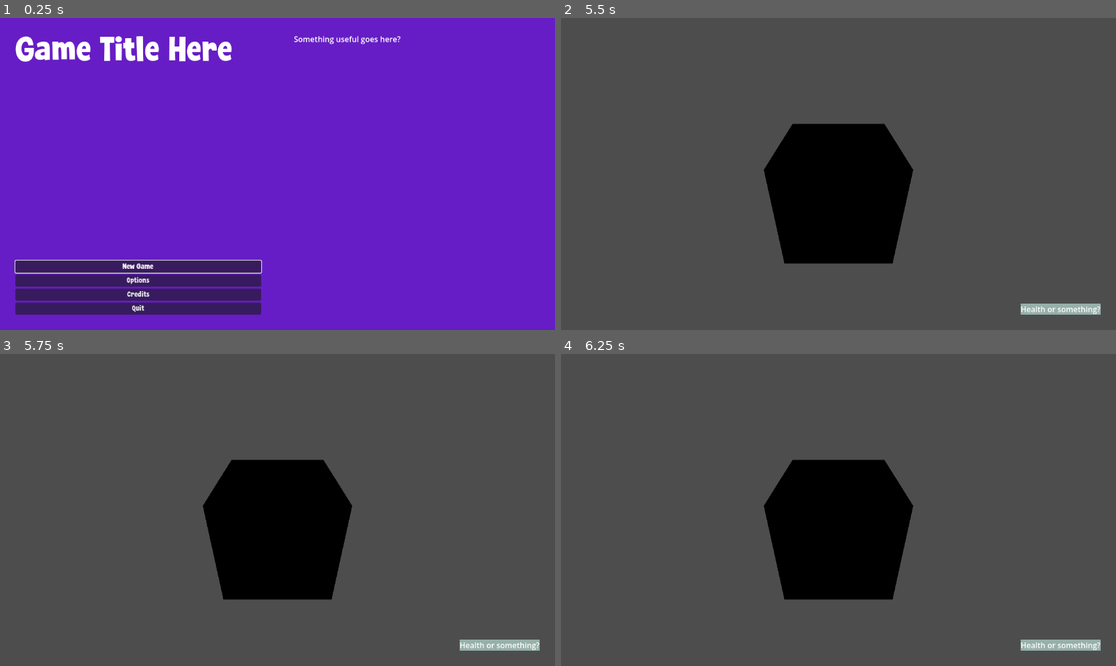
Above: before the commit, frames 1-4 (two rows, left to right).
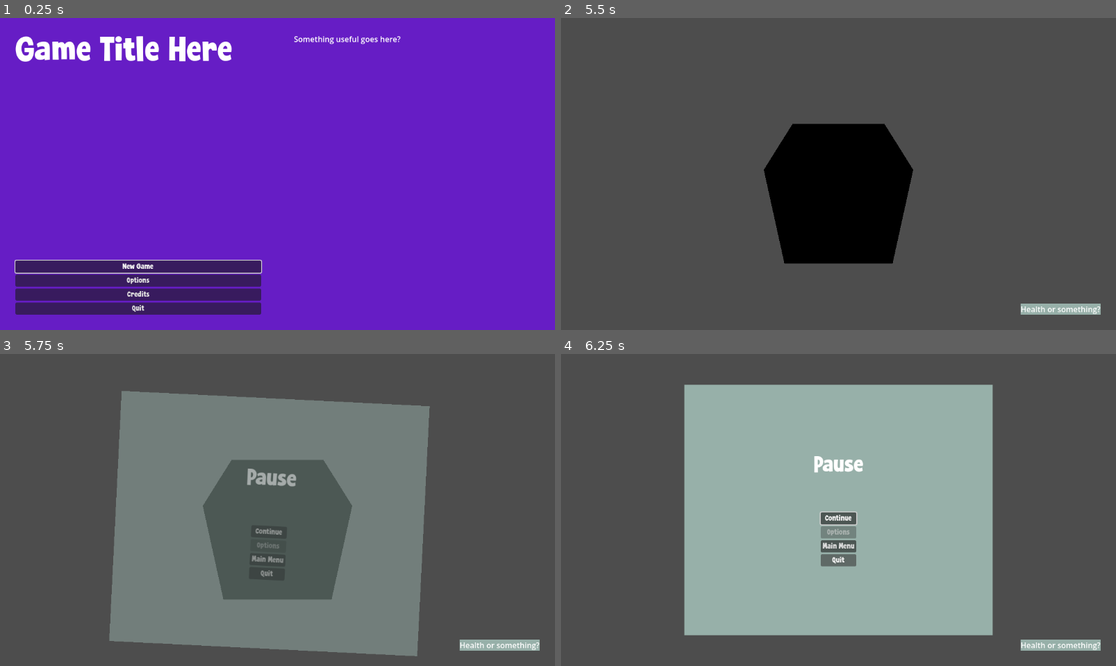
Above: after the commit, the same moments.

Repository: Cyborg572/bad-ideas-jam-2026
Game: Godot game, scene res://Menus/MainMenu.tscn
The game is run twice, just before and just after one commit, with the same random seed, the same clock (stepped at 60 frames per second) and the same inputs.
Inputs (mouse positions are in pixels of both pictures, inside the frame that each line leads up to):
- Up to frame 1 (0.25 s): no input
- Up to frame 2 (5.5 s): click "Options" at 0.5 s; click "New Game" at 1.25 s; tap Enter at 2, 3.5, 5 s; tap Space at 2.75, 4.25 s
- Up to frame 3 (5.75 s): tap Escape (Pause, bound only after the commit) at 5.65 s
- Up to frame 4 (6.25 s): click (827, 559) at 5.75 s, where only the run after the commit has a clickable "Main Menu"

Frames 1-2 are identical in both runs. In frame 3, 45% of the frame differs, in the area x 19-78%, y 11-97%; in frame 4, 45%, in the area x 22-78%, y 9-91%.

Commit message:
Add a pause menu

Diff:
--- /dev/null
+++ b/Menus/PauseMenu.tscn
@@ -0,0 +1,169 @@
+[gd_scene format=3 uid="uid://y8x8jkr2afcw"]
+
+[ext_resource type="Theme" uid="uid://cnaxn7u3n0m3n" path="res://World/UITheme.tres" id="1_o0cs5"]
+[ext_resource type="FontFile" uid="uid://cqtfs2t8um0c8" path="res://Fonts/super_wonder/Super Wonder.ttf" id="2_hnfxo"]
+[ext_resource type="Script" uid="uid://dq2qy304piwko" path="res://Scripts/Menus/PauseMenu.gd" id="2_wpn1c"]
+
+[sub_resource type="StyleBoxEmpty" id="StyleBoxEmpty_o0cs5"]
+
+[sub_resource type="Animation" id="Animation_hnfxo"]
+resource_name = "HideMenu"
+length = 0.1
+tracks/0/type = "value"
+tracks/0/imported = false
+tracks/0/enabled = true
+tracks/0/path = NodePath(".:visible")
+tracks/0/interp = 1
+tracks/0/loop_wrap = true
+tracks/0/keys = {
+"times": PackedFloat32Array(0, 0.06666667, 0.09999997),
+"transitions": PackedFloat32Array(1, 1, 1),
+"update": 1,
+"values": [true, true, true]
+}
+tracks/1/type = "value"
+tracks/1/imported = false
+tracks/1/enabled = true
+tracks/1/path = NodePath(".:modulate")
+tracks/1/interp = 1
+tracks/1/loop_wrap = true
+tracks/1/keys = {
+"times": PackedFloat32Array(0, 0.09999997),
+"transitions": PackedFloat32Array(1, 1),
+"update": 0,
+"values": [Color(1, 1, 1, 1), Color(1, 1, 1, 0)]
+}
+tracks/2/type = "value"
+tracks/2/imported = false
+tracks/2/enabled = true
+tracks/2/path = NodePath(".:rotation")
+tracks/2/interp = 1
+tracks/2/loop_wrap = true
+tracks/2/keys = {
+"times": PackedFloat32Array(0, 0.1),
+"transitions": PackedFloat32Array(1, 1),
+"update": 0,
+"values": [0.0, 0.09932796]
+}
+
+[sub_resource type="Animation" id="Animation_wpn1c"]
+length = 0.001
+tracks/0/type = "value"
+tracks/0/imported = false
+tracks/0/enabled = true
+tracks/0/path = NodePath(".:visible")
+tracks/0/interp = 1
+tracks/0/loop_wrap = true
+tracks/0/keys = {
+"times": PackedFloat32Array(0),
+"transitions": PackedFloat32Array(1),
+"update": 1,
+"values": [true]
+}
+tracks/1/type = "value"
+tracks/1/imported = false
+tracks/1/enabled = true
+tracks/1/path = NodePath(".:modulate")
+tracks/1/interp = 1
+tracks/1/loop_wrap = true
+tracks/1/keys = {
+"times": PackedFloat32Array(0),
+"transitions": PackedFloat32Array(1),
+"update": 0,
+"values": [Color(1, 1, 1, 1)]
+}
+tracks/2/type = "value"
+tracks/2/imported = false
+tracks/2/enabled = true
+tracks/2/path = NodePath(".:rotation")
+tracks/2/interp = 1
+tracks/2/loop_wrap = true
+tracks/2/keys = {
+"times": PackedFloat32Array(0),
+"transitions": PackedFloat32Array(1),
+"update": 0,
+"values": [0.0]
+}
+
+[sub_resource type="AnimationLibrary" id="AnimationLibrary_t2718"]
+_data = {
+&"HideMenu": SubResource("Animation_hnfxo"),
+&"RESET": SubResource("Animation_wpn1c")
+}
+
+[node name="PauseMenu" type="Control" unique_id=793828353]
+process_mode = 3
+layout_mode = 3
+anchors_preset = 15
+anchor_right = 1.0
+anchor_bottom = 1.0
+grow_horizontal = 2
+grow_vertical = 2
+theme = ExtResource("1_o0cs5")
+script = ExtResource("2_wpn1c")
+
+[node name="MarginContainer" type="MarginContainer" parent="." unique_id=1819637105]
+layout_mode = 1
+anchors_preset = 15
+anchor_right = 1.0
+anchor_bottom = 1.0
+grow_horizontal = 2
+grow_vertical = 2
+theme_override_constants/margin_left = 256
+theme_override_constants/margin_top = 64
+theme_override_constants/margin_right = 256
+theme_override_constants/margin_bottom = 64
+
+[node name="PanelContainer" type="PanelContainer" parent="MarginContainer" unique_id=983862184]
+layout_mode = 2
+
+[node name="MarginContainer" type="MarginContainer" parent="MarginContainer/PanelContainer" unique_id=328516818]
+layout_mode = 2
+
+[node name="VBoxContainer" type="VBoxContainer" parent="MarginContainer/PanelContainer/MarginContainer" unique_id=1805299870]
+layout_mode = 2
+size_flags_vertical = 4
+
+[node name="Menu Title" type="Label" parent="MarginContainer/PanelContainer/MarginContainer/VBoxContainer" unique_id=852986826]
+layout_mode = 2
+theme_override_fonts/font = ExtResource("2_hnfxo")
+theme_override_font_sizes/font_size = 48
+text = "Pause"
+horizontal_alignment = 1
+
+[node name="HSeparator" type="HSeparator" parent="MarginContainer/PanelContainer/MarginContainer/VBoxContainer" unique_id=904779118]
+layout_mode = 2
+theme_override_constants/separation = 64
+theme_override_styles/separator = SubResource("StyleBoxEmpty_o0cs5")
+
+[node name="VBoxContainer" type="VBoxContainer" parent="MarginContainer/PanelContainer/MarginContainer/VBoxContainer" unique_id=772035543]
+layout_mode = 2
+size_flags_horizontal = 4
+size_flags_vertical = 8
+
+[node name="ContinueButton" type="Button" parent="MarginContainer/PanelContainer/MarginContainer/VBoxContainer/VBoxContainer" unique_id=1618240616]
+layout_mode = 2
+text = "Continue"
+
+[node name="OptionsButton" type="Button" parent="MarginContainer/PanelContainer/MarginContainer/VBoxContainer/VBoxContainer" unique_id=152963523]
+layout_mode = 2
+size_flags_vertical = 4
+disabled = true
+text = "Options"
+
+[node name="MainMenuButton" type="Button" parent="MarginContainer/PanelContainer/MarginContainer/VBoxContainer/VBoxContainer" unique_id=417177620]
+layout_mode = 2
+text = "Main Menu"
+
+[node name="QuitButton" type="Button" parent="MarginContainer/PanelContainer/MarginContainer/VBoxContainer/VBoxContainer" unique_id=400735461]
+layout_mode = 2
+size_flags_vertical = 4
+text = "Quit"
+
+[node name="AnimationPlayer" type="AnimationPlayer" parent="." unique_id=304871669]
+libraries/ = SubResource("AnimationLibrary_t2718")
+
+[connection signal="pressed" from="MarginContainer/PanelContainer/MarginContainer/VBoxContainer/VBoxContainer/ContinueButton" to="." method="_on_continue_button_pressed"]
+[connection signal="pressed" from="MarginContainer/PanelContainer/MarginContainer/VBoxContainer/VBoxContainer/OptionsButton" to="." method="_on_options_button_pressed"]
+[connection signal="pressed" from="MarginContainer/PanelContainer/MarginContainer/VBoxContainer/VBoxContainer/MainMenuButton" to="." method="_on_main_menu_button_pressed"]
+[connection signal="pressed" from="MarginContainer/PanelContainer/MarginContainer/VBoxContainer/VBoxContainer/QuitButton" to="." method="_on_quit_button_pressed"]
--- /dev/null
+++ b/Scripts/Menus/PauseMenu.gd
@@ -0,0 +1,48 @@
+extends Control
+
+var is_paused : bool = false
+@onready var animations: AnimationPlayer = $AnimationPlayer
+@onready var continue_button: Button = $MarginContainer/PanelContainer/MarginContainer/VBoxContainer/VBoxContainer/ContinueButton
+
+
+func pause() -> void:
+	get_tree().paused = true
+	is_paused = true
+	animations.play_backwards("HideMenu")
+	await animations.animation_finished
+	continue_button.grab_focus.call_deferred()
+
+
+func resume() -> void:
+	is_paused = false
+	animations.play("HideMenu")
+	get_tree().paused = false
+
+
+func toggle_paused() -> void:
+	if is_paused:
+		resume()
+	else:
+		pause()
+
+
+func _process(_delta: float) -> void:
+	if Input.is_action_just_pressed("Pause"):
+		toggle_paused()
+
+
+func _on_continue_button_pressed() -> void:
+	resume()
+
+
+func _on_options_button_pressed() -> void:
+	pass # Replace with function body.
+
+
+func _on_main_menu_button_pressed() -> void:
+	resume()
+	get_tree().change_scene_to_file("res://Menus/MainMenu.tscn")
+
+
+func _on_quit_button_pressed() -> void:
+	get_tree().quit()
--- a/World/Main.tscn
+++ b/World/Main.tscn
@@ -2,6 +2,7 @@
 
 [ext_resource type="PackedScene" uid="uid://cdbis65vjtoox" path="res://World/Levels/Gym.tscn" id="1_e7rx8"]
 [ext_resource type="Theme" uid="uid://cnaxn7u3n0m3n" path="res://World/UITheme.tres" id="1_q6i1d"]
+[ext_resource type="PackedScene" uid="uid://y8x8jkr2afcw" path="res://Menus/PauseMenu.tscn" id="3_475tg"]
 
 [node name="Main" type="Control" unique_id=645567632]
 layout_mode = 3
@@ -43,3 +44,7 @@
 [node name="Label" type="Label" parent="MarginContainer/PanelContainer" unique_id=680313845]
 layout_mode = 2
 text = "Health or something?"
+
+[node name="PauseMenu" parent="." unique_id=793828353 instance=ExtResource("3_475tg")]
+visible = false
+layout_mode = 1
--- a/project.godot
+++ b/project.godot
@@ -87,6 +87,12 @@
 , Object(InputEventJoypadMotion,"resource_local_to_scene":false,"resource_name":"","device":-1,"axis":4,"axis_value":1.0,"script":null)
 ]
 }
+Pause={
+"deadzone": 0.2,
+"events": [Object(InputEventKey,"resource_local_to_scene":false,"resource_name":"","device":-1,"window_id":0,"alt_pressed":false,"shift_pressed":false,"ctrl_pressed":false,"meta_pressed":false,"pressed":false,"keycode":0,"physical_keycode":4194305,"key_label":0,"unicode":0,"location":0,"echo":false,"script":null)
+, Object(InputEventJoypadButton,"resource_local_to_scene":false,"resource_name":"","device":-1,"button_index":6,"pressure":0.0,"pressed":true,"script":null)
+]
+}
 
 [physics]
 
Not shown, added: Scripts/Menus/PauseMenu.gd.uid
